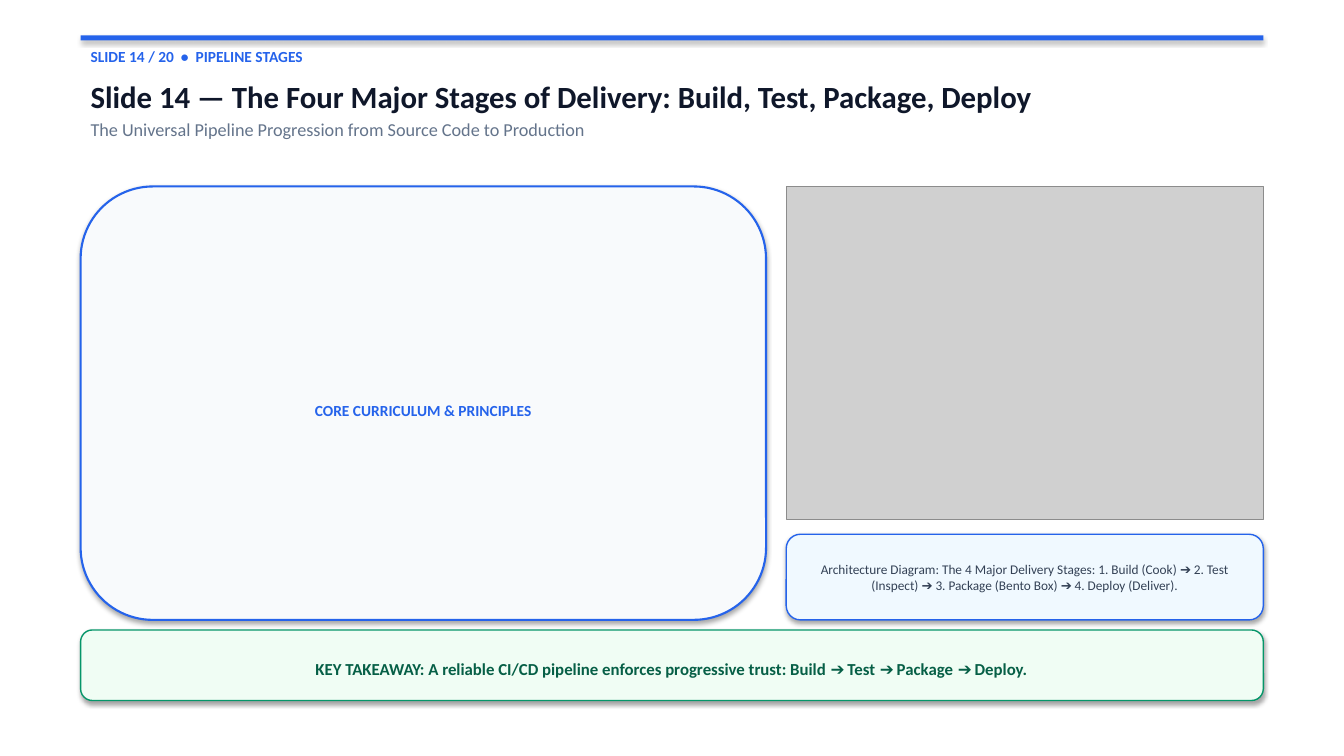
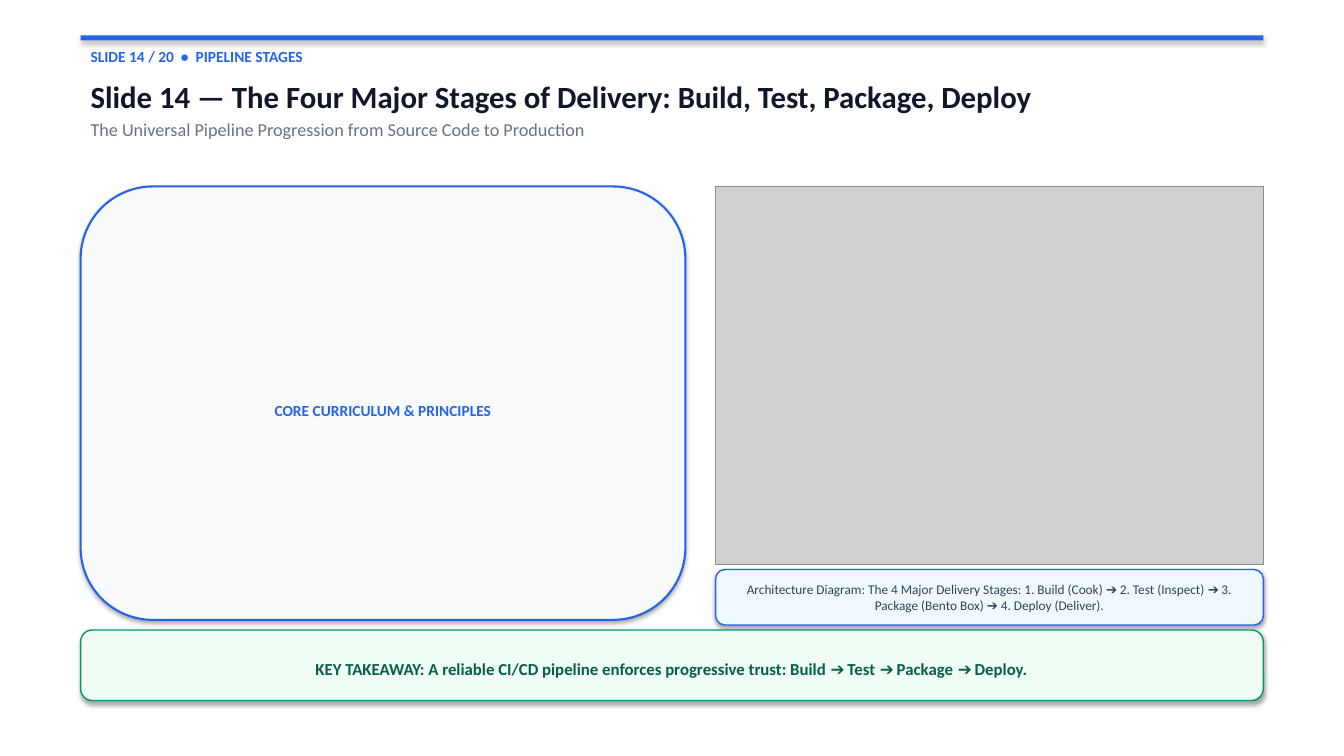
Before and after one commit to kerthikdev/cicd-masterclass, a slide deck: slide 15 of CICD_Masterclass_20_Slides.pptx. Drawn at 1344x756 pixels with LibreOffice and Linux fonts; fonts in the diff are those of the drawing; grey boxes stand for pictures. Boxes give left, top, right and bottom in pixels: in the first picture for what was removed or moved away, otherwise in the second. Text is boxed around its words. In the diff, an @@ line names an element or a change of style, - is before the commit and + after.

```diff
--- a/CICD_Masterclass_20_Slides.pptx
+++ b/CICD_Masterclass_20_Slides.pptx
@@ rounded rectangle "CORE CURRICULUM & PRINCIPLES" resized from (x1=81, y1=187, x2=766, y2=620) to (x1=81, y1=187, x2=686, y2=620) @@
@@ picture resized from (x1=786, y1=187, x2=1263, y2=519) to (x1=716, y1=187, x2=1263, y2=565) @@
@@ rounded rectangle "Architecture Diagram: The 4 Major ..." resized from (x1=786, y1=534, x2=1263, y2=620) to (x1=716, y1=570, x2=1263, y2=625) @@
```
Also in this commit, not shown: 8 other slides changed, 3 other files.
